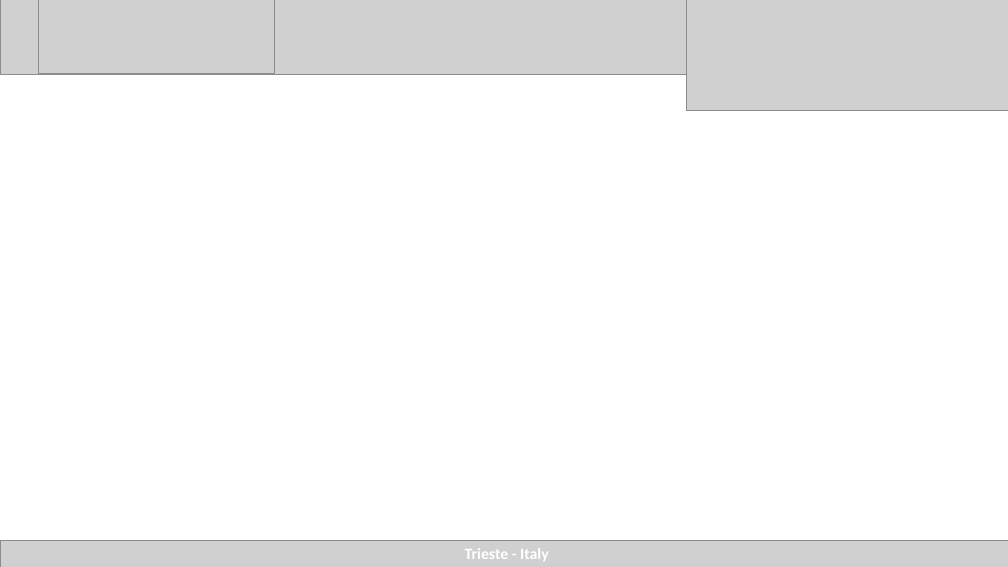
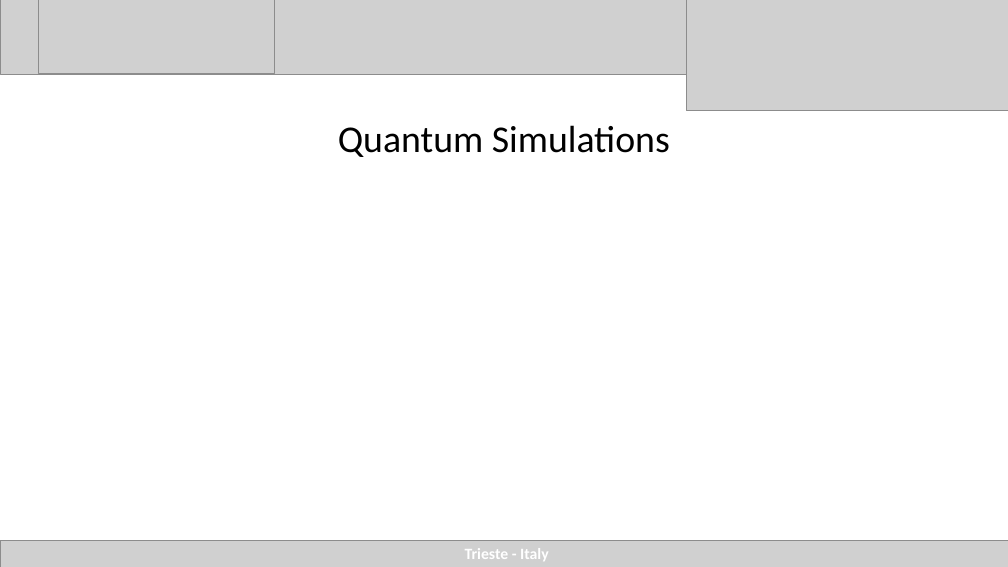
Before and after one commit to agustinsilva447/FPGA, a slide deck: slide 43 of presentacion/presentacion_final/quantum ictp.pptx (slide 30 before the commit). Drawn at 1008x567 pixels with LibreOffice and Linux fonts; fonts in the diff are those of the drawing; grey boxes stand for pictures. Boxes give left, top, right and bottom in pixels: in the first picture for what was removed or moved away, otherwise in the second. Text is boxed around its words. In the diff, an @@ line names an element or a change of style, - is before the commit and + after.

Commit message:
quantum presentation

```diff
--- a/presentacion/presentacion_final/quantum ictp.pptx
+++ b/presentacion/presentacion_final/quantum ictp.pptx
@@ title added at [338,125,670,157], 36 pt, text #000000 @@
+Quantum Simulations
```
Also in this commit, not shown: 16 other slides changed, 8 slides added, 3 slides removed, 1 other file.
